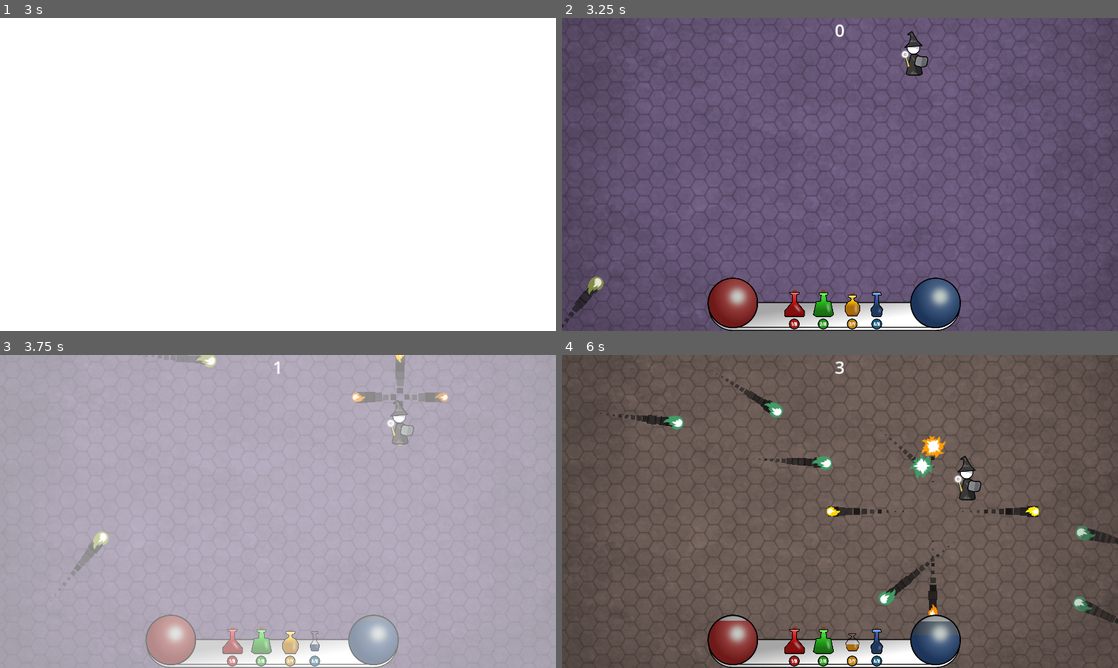
Above: before the commit, frames 1-4 (two rows, left to right).
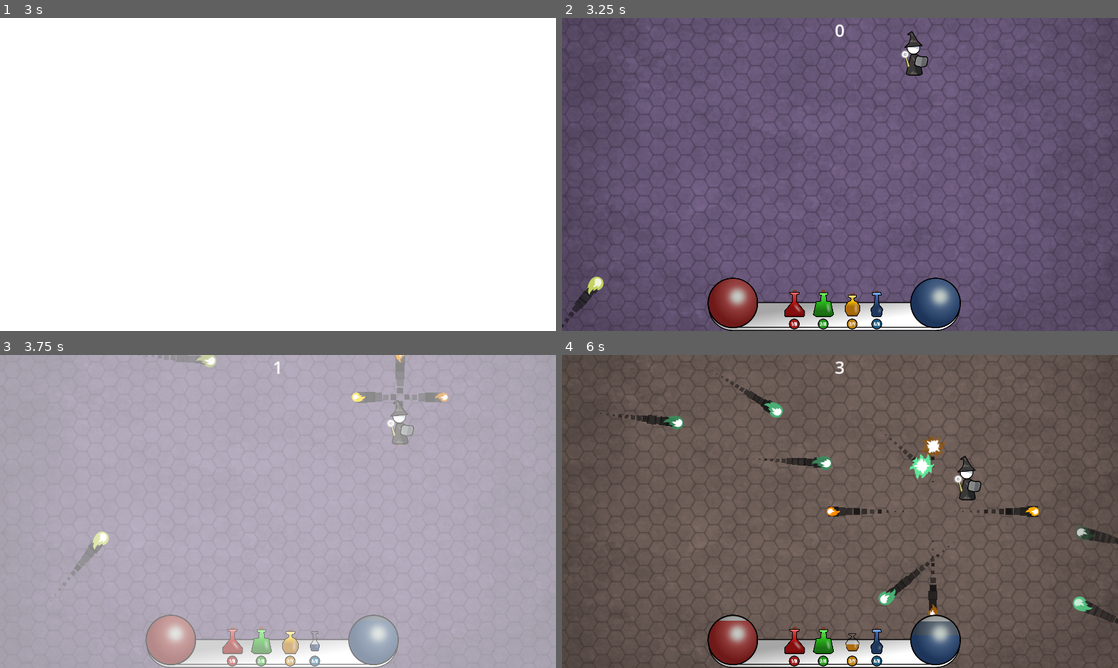
Above: after the commit, the same moments.

Repository: kurilluk/GDSJam23
Game: Godot game, scene res://assets/scenes/Main.tscn
The game is run twice, just before and just after one commit, with the same random seed, the same clock (stepped at 60 frames per second) and the same inputs. Sound files missing from this copy of the repository are replaced by a short silence.
Inputs:
- Up to frame 1 (3 s): click "Start" at 0.5 s; tap Enter at 1.25 s; hold D (Right) 1.28-2.03 s; tap 1 (Potion_1) at 1.35 s; hold S (Down) 2.03-2.78 s; tap 2 (Potion_2) at 2.1 s; hold D (Right) from 2.78 s (still down); tap 3 (Potion_3) at 2.85 s
- Up to frame 2 (3.25 s): keep holding D (Right)
- Up to frame 3 (3.75 s): release D (Right) at 3.53 s; hold W (Up) from 3.53 s (still down); tap 4 (Potion_4) at 3.6 s
- Up to frame 4 (6 s): release W (Up) at 4.28 s; hold A (Left) 4.28-5.78 s; tap 1 (Potion_1) at 4.35 s; tap 2 (Potion_2) at 5.1 s; hold S (Down) from 5.78 s (still down); tap 3 (Potion_3) at 5.85 s

Frame 1 is identical in both runs. In frame 2, less than 0.1% of the frame differs, in the area x 4-8%, y 82-89%; in frame 3, less than 0.1%; in frame 4, 0.6%, in the area x 18-96%, y 15-84%.

Commit message:
fireball consistency + smol fixies

Diff:
--- /dev/null
+++ b/examples/dodge_the_creeps/assets/curves/Fireball_Intensity.tres
@@ -0,0 +1,6 @@
+[gd_resource type="Curve" format=3 uid="uid://0jrp0f2i3810"]
+
+[resource]
+min_value = -1.0
+_data = [Vector2(0, 0.05), 0.0, 0.0, 0, 0, Vector2(0.5, -0.05), 0.0, 0.0, 0, 0, Vector2(1, 0.05), 0.0, 0.0, 0, 0]
+point_count = 3
--- a/examples/dodge_the_creeps/assets/scenes/EnemyProjectile.tscn
+++ b/examples/dodge_the_creeps/assets/scenes/EnemyProjectile.tscn
@@ -1,7 +1,8 @@
-[gd_scene load_steps=10 format=3 uid="uid://rkdnhqgf2hpj"]
+[gd_scene load_steps=11 format=3 uid="uid://rkdnhqgf2hpj"]
 
 [ext_resource type="Script" path="res://assets/scripts/EnemyProjectile.gd" id="1_52uug"]
 [ext_resource type="PackedScene" uid="uid://ba8s1st1lqc5e" path="res://assets/scenes/Explosion.tscn" id="2_03v0x"]
+[ext_resource type="Curve" uid="uid://0jrp0f2i3810" path="res://assets/curves/Fireball_Intensity.tres" id="3_alofp"]
 [ext_resource type="Material" uid="uid://b6ukcccstmrxf" path="res://assets/materials/FireballTrail.tres" id="5_pklb8"]
 [ext_resource type="Texture2D" uid="uid://ujab88aefoss" path="res://assets/sprites/projectiles/fireball_white_bottom.png" id="8_fl6st"]
 [ext_resource type="Texture2D" uid="uid://cda4ju411if4h" path="res://assets/sprites/projectiles/fireball_white_top.png" id="9_u15j2"]
@@ -24,6 +25,7 @@
 gravity_scale = 0.0
 script = ExtResource("1_52uug")
 ExplosionEffect = ExtResource("2_03v0x")
+intensity_curve = ExtResource("3_alofp")
 
 [node name="CollisionShape2D" type="CollisionShape2D" parent="."]
 rotation = 1.5708
--- a/examples/dodge_the_creeps/assets/scenes/Fireball.tscn
+++ b/examples/dodge_the_creeps/assets/scenes/Fireball.tscn
@@ -3,14 +3,10 @@
 [ext_resource type="Script" path="res://assets/scripts/Fireball.gd" id="1_g27v3"]
 [ext_resource type="Texture2D" uid="uid://ujab88aefoss" path="res://assets/sprites/projectiles/fireball_white_bottom.png" id="2_awhom"]
 [ext_resource type="PackedScene" uid="uid://ba8s1st1lqc5e" path="res://assets/scenes/Explosion.tscn" id="2_c058i"]
+[ext_resource type="Curve" uid="uid://0jrp0f2i3810" path="res://assets/curves/Fireball_Intensity.tres" id="3_0rcyg"]
 [ext_resource type="Texture2D" uid="uid://cda4ju411if4h" path="res://assets/sprites/projectiles/fireball_white_top.png" id="3_hlxu0"]
 [ext_resource type="AudioStream" uid="uid://bwrorlrgppgry" path="res://assets/sound/Fireball1.mp3" id="4_r4vrk"]
 [ext_resource type="Material" uid="uid://b6ukcccstmrxf" path="res://assets/materials/FireballTrail.tres" id="5_aticd"]
-
-[sub_resource type="Curve" id="Curve_boy6f"]
-min_value = -1.0
-_data = [Vector2(0, 0.1), 0.0, 0.0, 0, 0, Vector2(0.5, -0.05), 0.0, 0.0, 0, 0, Vector2(1, 0.05), 0.0, 0.0, 0, 0]
-point_count = 3
 
 [sub_resource type="CircleShape2D" id="CircleShape2D_pdiw0"]
 radius = 23.0
@@ -26,7 +22,7 @@
 [node name="Fireball" type="Area2D" groups=["Projectile"]]
 script = ExtResource("1_g27v3")
 ExplosionEffect = ExtResource("2_c058i")
-intensity_curve = SubResource("Curve_boy6f")
+intensity_curve = ExtResource("3_0rcyg")
 
 [node name="CollisionShape2D" type="CollisionShape2D" parent="."]
 shape = SubResource("CircleShape2D_pdiw0")
--- a/examples/dodge_the_creeps/assets/scripts/EnemyProjectile.gd
+++ b/examples/dodge_the_creeps/assets/scripts/EnemyProjectile.gd
@@ -2,12 +2,21 @@
 class_name EnemyProjectile
 
 @export var ExplosionEffect: PackedScene
+@export var intensity_curve: Curve
+@export var intensity_curve_scale = 2
+var random_curve_offset: int
 
 var destroyed = false
 
 func _ready():
 	$Fire_2.play()
+	random_curve_offset = randi_range(0, 1000)
 	fade_in(0.5, Callable())
+
+func _process(delta):
+	var time = Time.get_ticks_msec()
+	var t = (((int(time * intensity_curve_scale) + random_curve_offset) % 1000) / 1000.0)
+	$FireballBottom.self_modulate = $FireballBottom.self_modulate * (1.0 + intensity_curve.sample(t))
 
 func _on_VisibilityNotifier2D_screen_exited():
 	if not destroyed: #deletion handled by script
--- a/examples/dodge_the_creeps/assets/scripts/Fireball.gd
+++ b/examples/dodge_the_creeps/assets/scripts/Fireball.gd
@@ -3,7 +3,7 @@
 
 @export var ExplosionEffect: PackedScene
 @export var intensity_curve: Curve
-@export var intensity_curve_scale = 0.25
+@export var intensity_curve_scale = 2
 var random_curve_offset: int
 
 var speed: int
@@ -23,8 +23,8 @@
 	position = position + (direction * speed * delta)
 	# oscillating projectile intensity
 	var time = Time.get_ticks_msec()
-	var t = (((int(time/intensity_curve_scale) + random_curve_offset) % 1000) / 1000.0)
-	$FireballBottom.self_modulate *= 1 + intensity_curve.sample(t)
+	var t = (((int(time * intensity_curve_scale) + random_curve_offset) % 1000) / 1000.0)
+	$FireballBottom.self_modulate = $FireballBottom.self_modulate * (1.0 + intensity_curve.sample(t))
 	pass
 
 func fade_in(duration, callback: Callable):
--- a/examples/dodge_the_creeps/assets/scripts/Player.gd
+++ b/examples/dodge_the_creeps/assets/scripts/Player.gd
@@ -6,6 +6,7 @@
 @export var PLAYER_MAX_HEALTH = 100
 @export var PLAYER_MAX_MANA = 100
 @export var MAGICKS_MANA_COST = 10
+@export var FIREBALL_SPEED = 800
 @export var Game_HUD: HUD
 @export var POTION_COOLDOWN = 1.0
 
@@ -97,11 +98,11 @@
 func cast_magicks():
 	$Fire_1.play()
 
-	var player_dir = velocity.normalized()
-	if velocity.length() == 0:
-		player_dir = Vector2.UP
+	var player_dir = velocity.normalized() if velocity.length() != 0 else Vector2.UP
+
 	var player_dir_perp = Vector2(-player_dir.y, player_dir.x)
-	var projectile_dirs = [player_dir, -1* player_dir, player_dir_perp, -1* player_dir_perp ]
+	var projectile_dirs = [player_dir, -1* player_dir, player_dir_perp, -1* player_dir_perp]
+
 	for dir in projectile_dirs:
 		var fireball = Fireball.instantiate()
 		get_tree().root.get_node("Main").add_child(fireball)
@@ -111,7 +112,7 @@
 		fireball.set_pos(position + (dir * 10))
 		fireball.set_dir(dir)
 		fireball.set_color(Color.DARK_ORANGE)
-		fireball.set_speed(800)
+		fireball.set_speed(FIREBALL_SPEED)
 		fireball.set_ignore_target("Player")
 		fireball.on_death_callback = projectile_erase
 
@@ -170,7 +171,7 @@
 
 func _on_Player_body_entered(_body):
 #	hide() # Player disappears after being hit.
-	if _body.is_in_group("Projectile"):
+	if _body.is_in_group("Projectile") and not _body.destroyed:
 		player_hurt_effect()
 		_body.destroy_self()
 		hit.emit()
Not shown, changed: examples/dodge_the_creeps/export_presets.cfg
